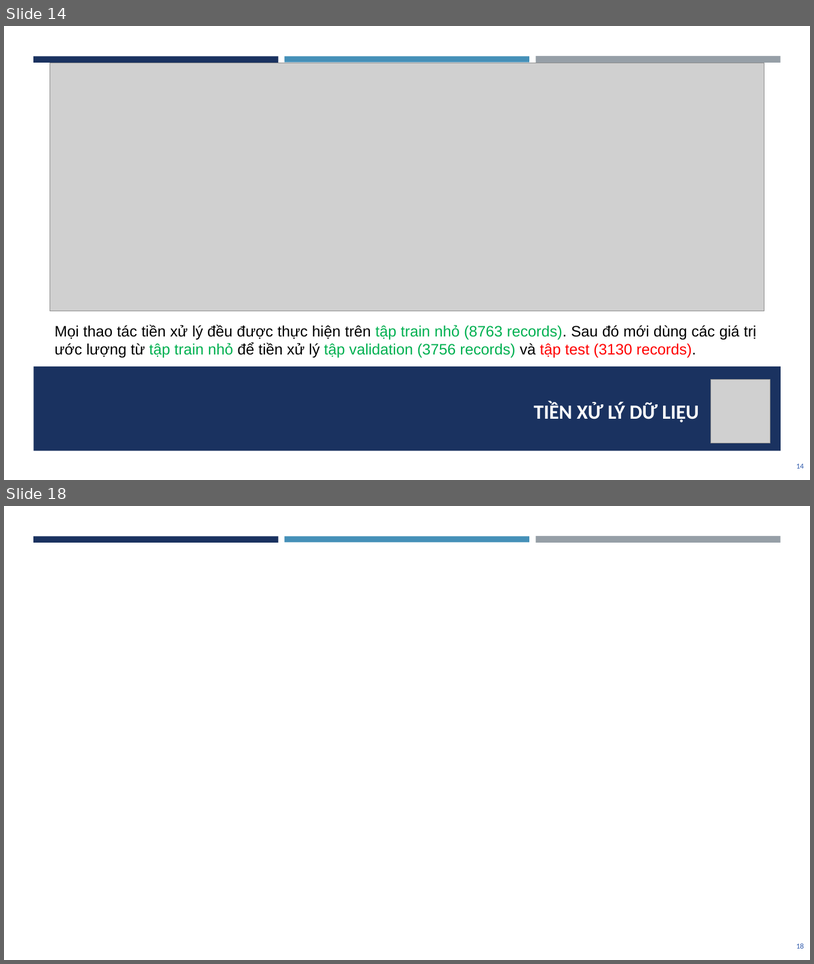
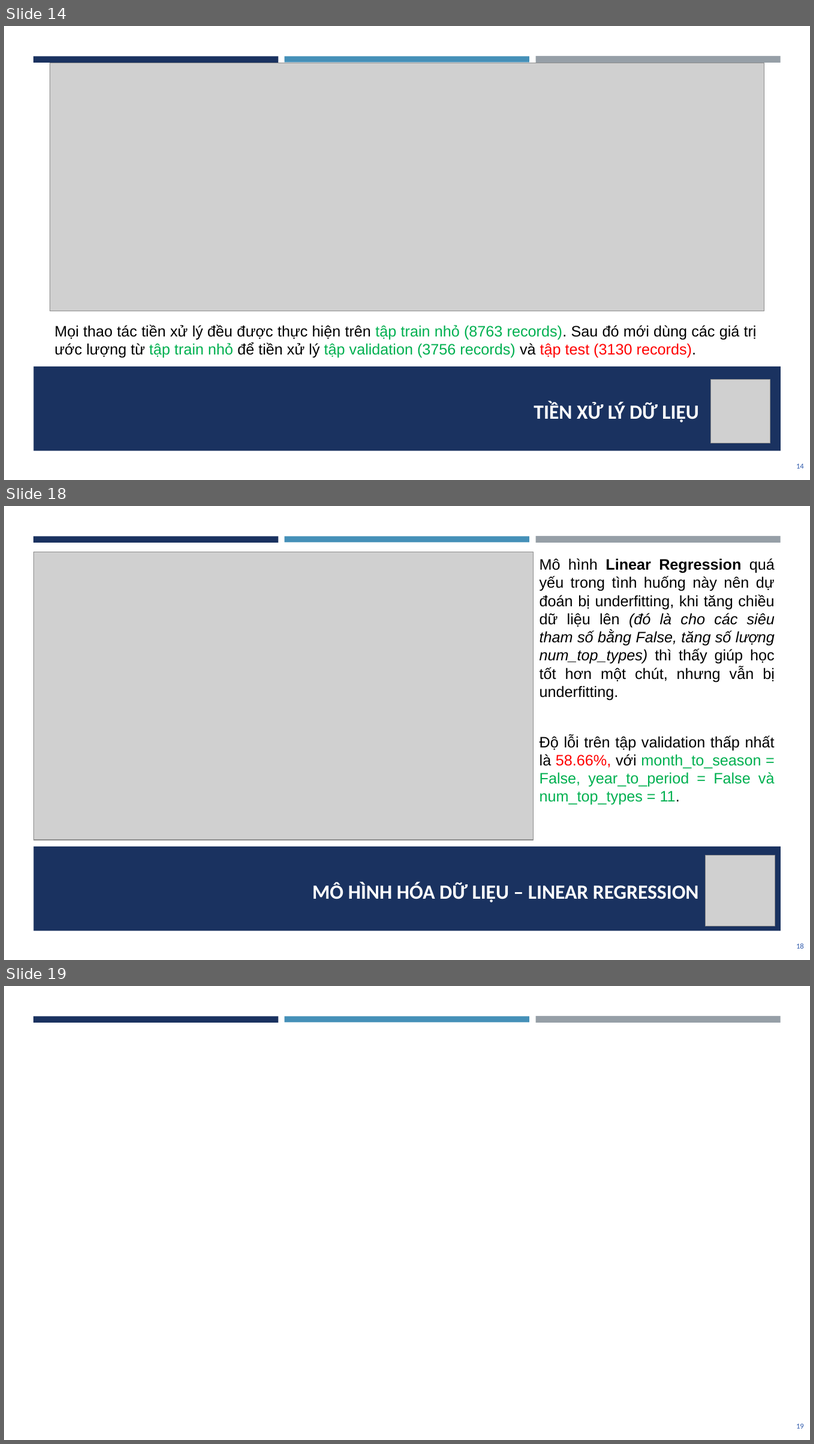
Before and after one commit to dpnam/DS-Final-Project, a slide deck: report-slide/BaoCaoCuoiKy_DS.pptx. Shown one above the other, each under a label of ours: slides 14 and 18 before the commit, slides 14, 18 and 19 after it; the slides between them are not shown. The pictures are 814x964 and 814x1444 pixels, drawn with LibreOffice and Linux fonts; fonts in the diff are those of the drawing; grey boxes stand for pictures. Boxes give left, top, right and bottom in pixels: in the first picture for what was removed or moved away, otherwise in the second. Text is boxed around its words. In the diff, an @@ line names an element or a change of style, - is before the commit and + after.

Commit message:
done model Linear Regression

```diff
--- a/report-slide/BaoCaoCuoiKy_DS.pptx
+++ b/report-slide/BaoCaoCuoiKy_DS.pptx
@@ slide 18 added at (x1=4, y1=506, x2=810, y2=960), background #FFFFFF; not listed: 4 template elements that a slide beside it also shows @@
@@ picture added at (x1=33, y1=552, x2=534, y2=840) @@
@@ text added at (x1=540, y1=558, x2=775, y2=700), 18 pt, text #000000 @@
+Mô hình Linear Regression quá yếu trong tình huống này nên dự đoán bị underfitting, khi tăng chiều dữ liệu lên (đó là cho các siêu tham số bằng False, tăng số lượng num_top_types) thì thấy giúp học tốt hơn một chút, nhưng vẫn bị underfitting.
@@ text added at (x1=540, y1=735, x2=775, y2=805), 18 pt, text #00B050 @@
+Độ lỗi trên tập validation thấp nhất là 58.66%, với month_to_season = False, year_to_period = False và num_top_types = 11.
@@ picture added at (x1=706, y1=855, x2=776, y2=926) @@
@@ title added at (x1=312, y1=882, x2=699, y2=902), 24 pt, text #FFFFFF, bold @@
+MÔ HÌNH HÓA DỮ LIỆU – LINEAR REGRESSION
@@ page number added at (x1=797, y1=943, x2=804, y2=948), 9 pt, text #2F5AAC @@
+18
@@ what was slide 18 is now slide 19 @@
@@ page number at (x1=797, y1=1423, x2=804, y2=1428): text changed @@
-18
+19
```
Also in this commit, not shown: 3 slides changed, 1 other file.
